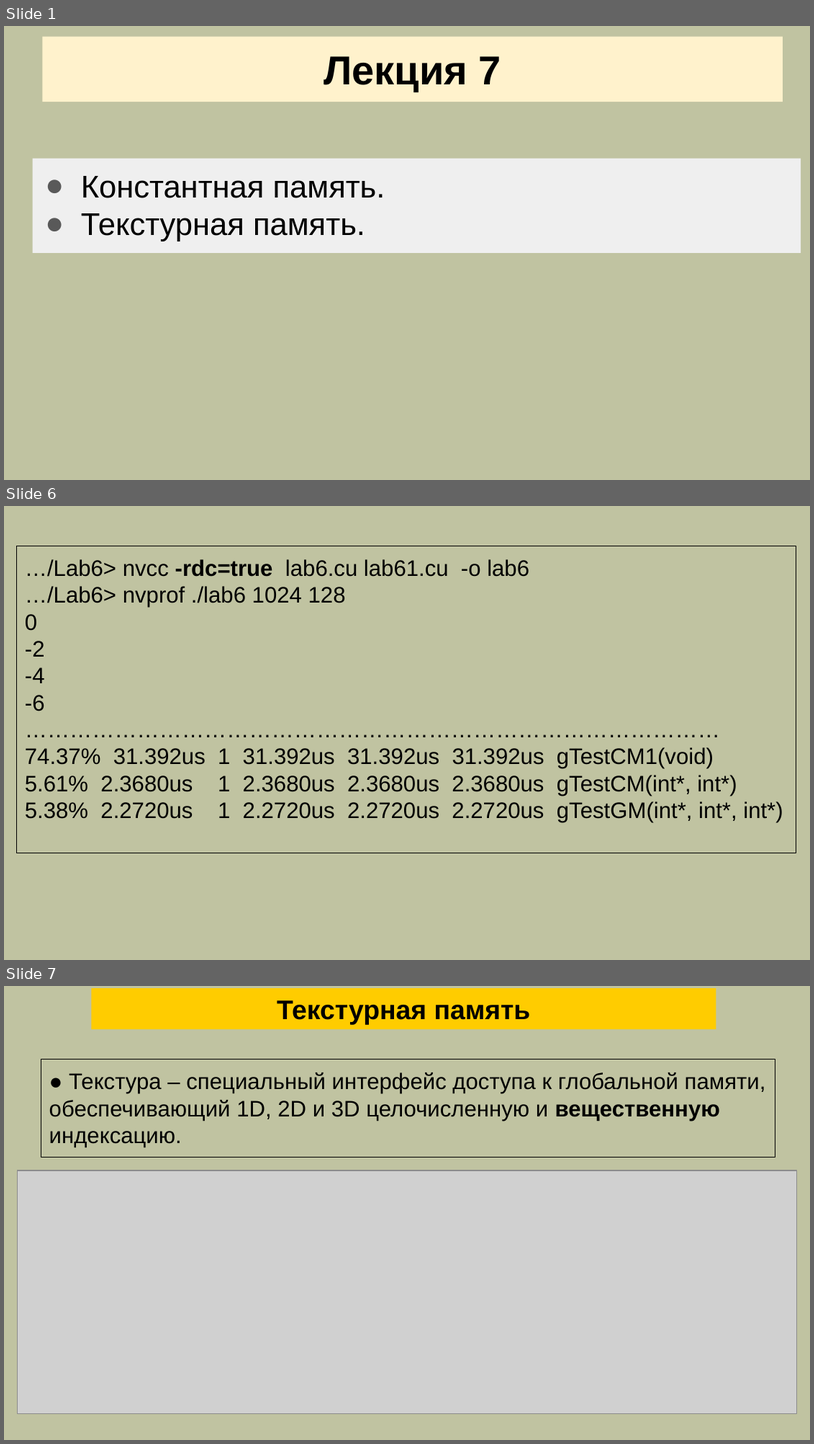
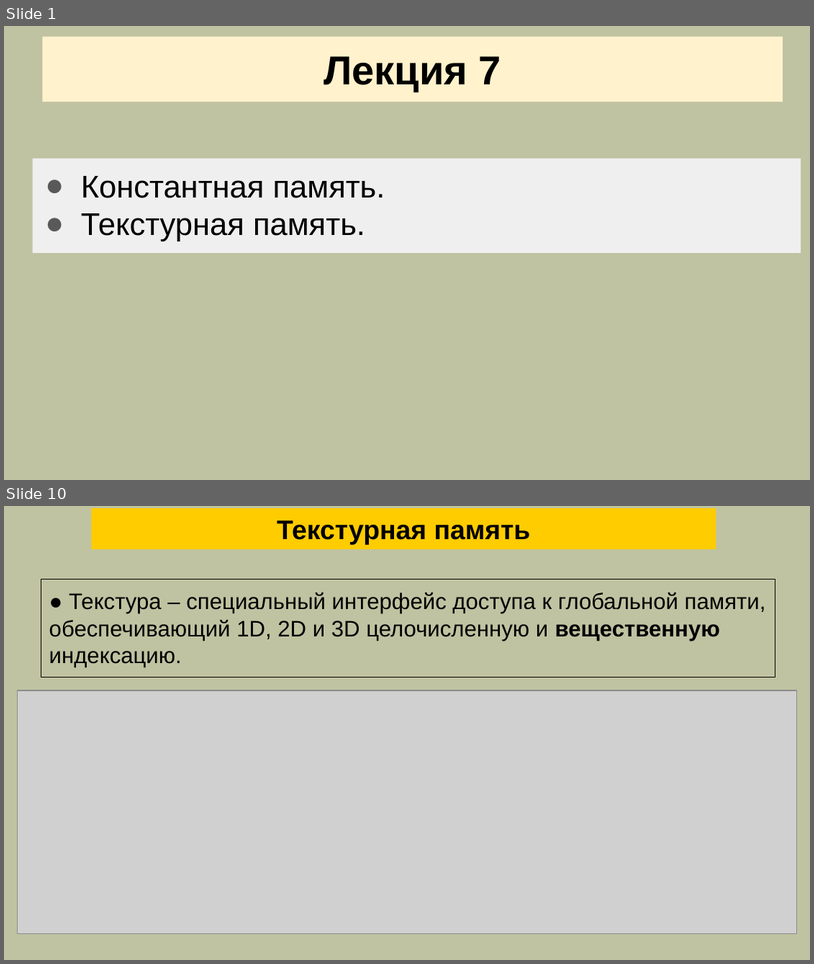
Before and after one commit to mlkv52/sibsutis_cuda_bachelors-2025, a slide deck: Лекции/pptx/Лекция7-ПГП-2025.pptx. Shown one above the other, each under a label of ours: slides 1, 6 and 7 before the commit, slides 1 and 10 after it; the slides between them are not shown. The pictures are 814x1444 and 814x964 pixels, drawn with LibreOffice and Linux fonts; fonts in the diff are those of the drawing; grey boxes stand for pictures. Boxes give left, top, right and bottom in pixels: in the first picture for what was removed or moved away, otherwise in the second. Text is boxed around its words. In the diff, an @@ line names an element or a change of style, - is before the commit and + after.

```diff
--- a/Лекции/pptx/Лекция7-ПГП-2025.pptx
+++ b/Лекции/pptx/Лекция7-ПГП-2025.pptx
@@ slide 6 removed at [4, 506, 810, 960], background #C0C3A1 @@
@@ rectangle removed at [17, 546, 797, 852] @@
-…/Lab6> nvcc -rdc=true lab6.cu lab61.cu -o lab6
-…/Lab6> nvprof ./lab6 1024 128
-0
--2
--4
--6
-…………………………………………………………………………………
-74.37% 31.392us 1 31.392us 31.392us 31.392us gTestCM1(void)
-5.61% 2.3680us 1 2.3680us 2.3680us 2.3680us gTestCM(int*, int*)
-5.38% 2.2720us 1 2.2720us 2.2720us 2.2720us gTestGM(int*, int*, int*)
@@ what was slide 7 is now slide 10 @@
```
Also in this commit, not shown: 1 slide changed, 7 slides added, 3 other slides removed.
